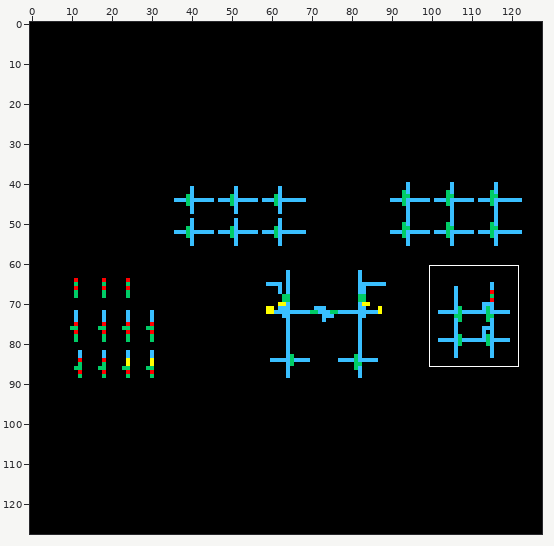
One commit to this sprite sheet: wk_ADPLL/VCO_VI/schematic/thumbnail_128x128.png. Above: a wide view before the commit, with the close-up outlined.
Close-up. First the earlier version:
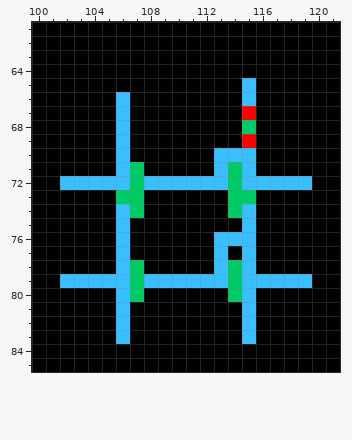
The file is 128x128 pixels. Shown: x 100..121, y 61..85. The commit also changed other parts of the picture, which this record leaves out.
New version:
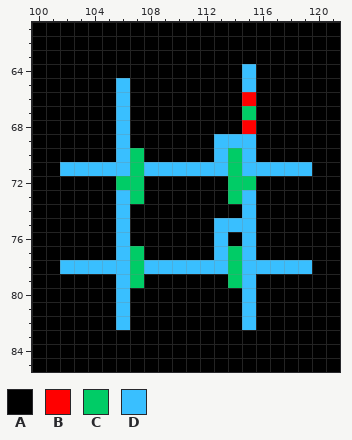
Palette (. is transparent): A #000000  B #ff0000  C #00cc66  D #39bfff
The edit:
y 64: x 115 A -> D
y 65: x 106 A -> D
y 66: x 115 D -> B
y 67: x 115 B -> C
y 68: x 115 C -> B
y 69: x 113..115 AAB -> DDD
y 70: x 107 A -> C; x 114 D -> C
y 71: x 102..105 AAAA -> DDDD; x 108..112 AAAAA -> DDDDD; x 116..119 AAAA -> DDDD
y 72: x 102..106 DDDDD -> AAAAC; x 108..113 DDDDDD -> AAAAAA; x 115..119 DDDDD -> CAAAA
y 73: x 106 C -> D; x 115 C -> D
y 74: x 107 C -> A; x 114 C -> A
y 75: x 113..114 AA -> DD
y 76: x 114 D -> A
y 77: x 107 A -> C; x 114 A -> C
y 78: x 102..105 AAAA -> DDDD; x 108..112 AAAAA -> DDDDD; x 116..119 AAAA -> DDDD
y 79: x 102..105 DDDD -> AAAA; x 108..113 DDDDDD -> AAAAAA; x 116..119 DDDD -> AAAA
y 80: x 107 C -> A; x 114 C -> A
y 83: x 106 D -> A; x 115 D -> A
Where, in picture pixels (left, top, right, bottom), the same in both close-ups:
changed: (60, 64, 312, 344)
